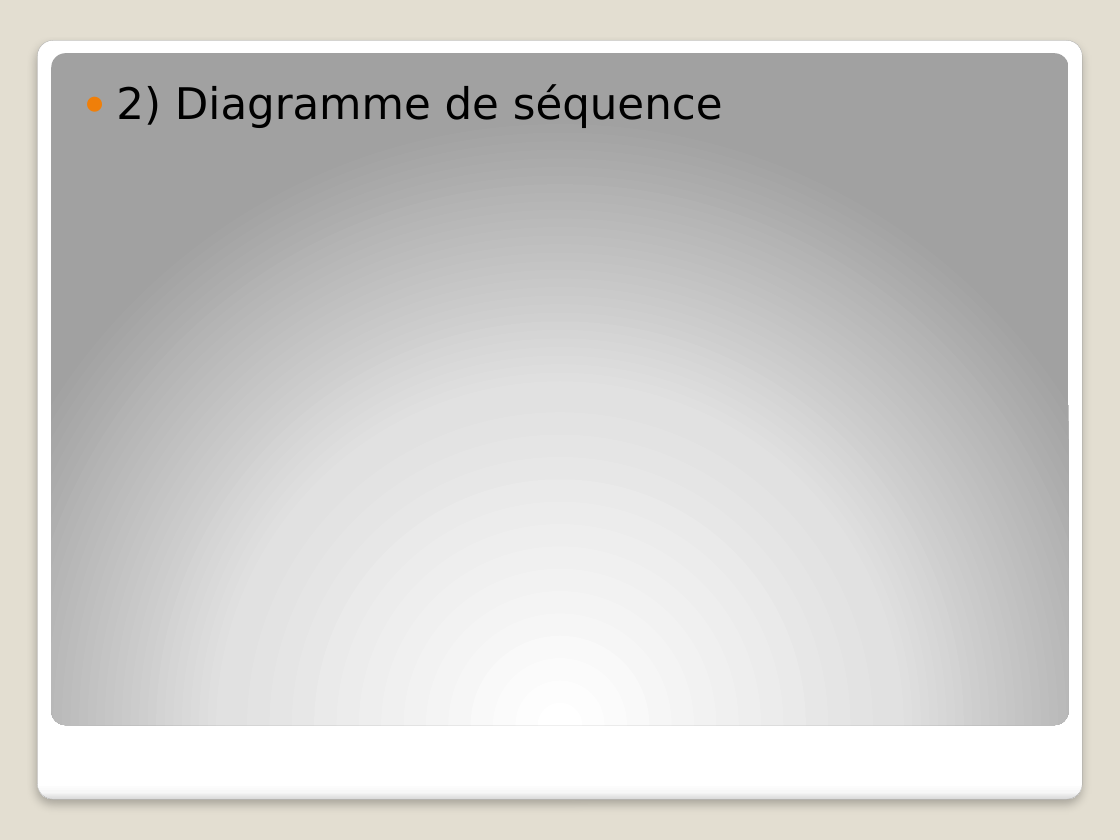
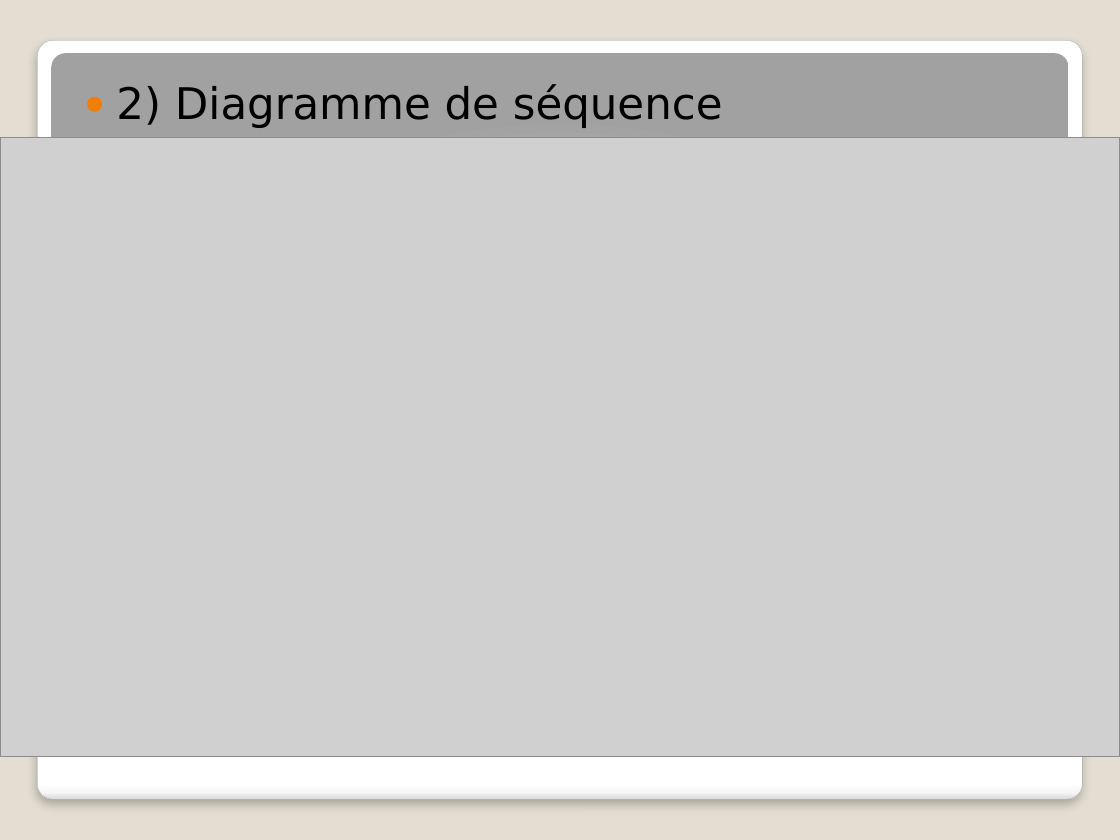
Before and after one commit to QAWIProject/QAWIProject, a slide deck: slide 10 of UML/PROJET UML FINAL.pptx. Drawn at 1120x840 pixels with LibreOffice and Linux fonts; fonts in the diff are those of the drawing; grey boxes stand for pictures. Boxes give left, top, right and bottom in pixels: in the first picture for what was removed or moved away, otherwise in the second. Text is boxed around its words. In the diff, an @@ line names an element or a change of style, - is before the commit and + after.

Commit message:
Màj Projet UML FINAL

```diff
--- a/UML/PROJET UML FINAL.pptx
+++ b/UML/PROJET UML FINAL.pptx
@@ picture added at box(0, 138, 1120, 756) @@
```
